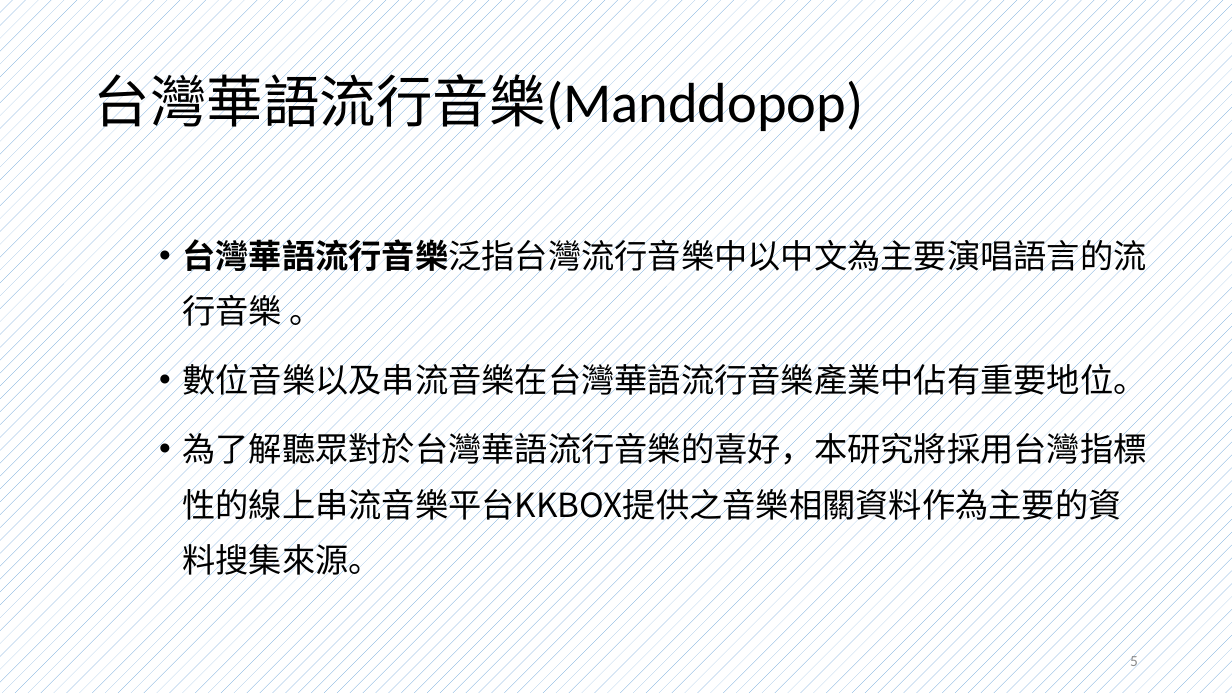
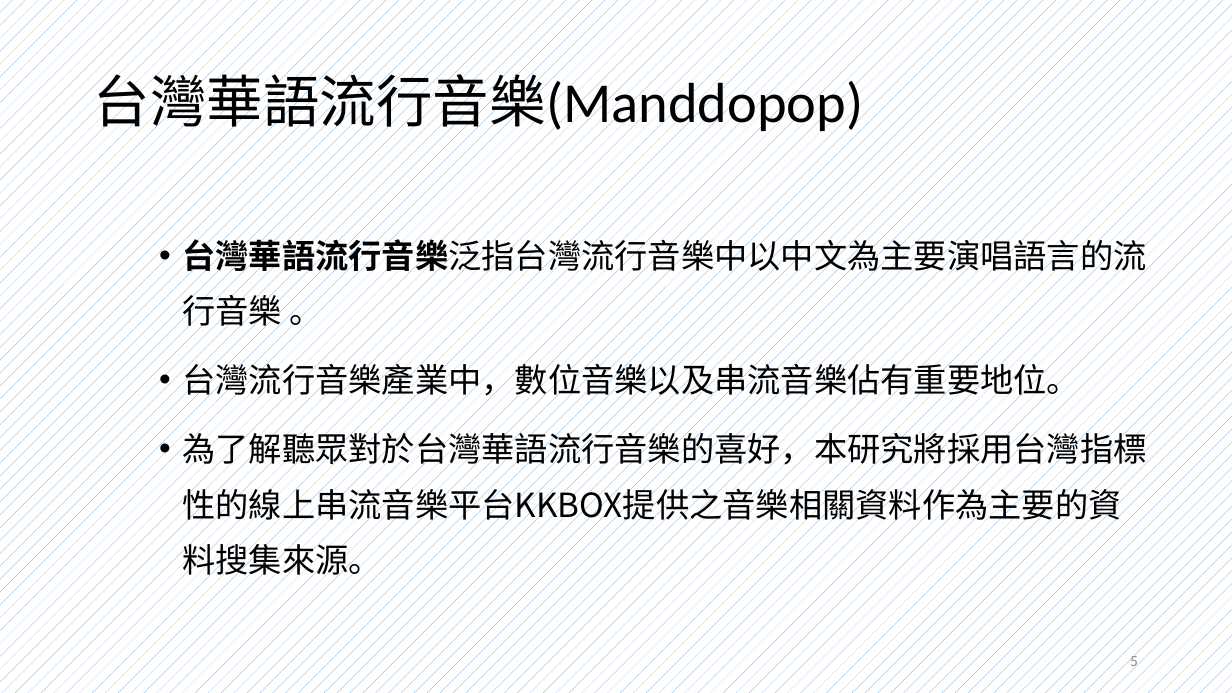
Before and after one commit to p988744/paper, a slide deck: slide 5 of 2015口試.pptx. Drawn at 1232x693 pixels with LibreOffice and Linux fonts; fonts in the diff are those of the drawing. Boxes give left, top, right and bottom in pixels: in the first picture for what was removed or moved away, otherwise in the second. Text is boxed around its words. In the diff, an @@ line names an element or a change of style, - is before the commit and + after.

```diff
--- a/2015口試.pptx
+++ b/2015口試.pptx
@@ text at bbox=[182, 358, 1080, 401]: text changed @@
-• 數位音樂以及串流音樂在台灣華語流行音樂產業中佔有重要地位。
+• 台灣流行音樂產業中，數位音樂以及串流音樂佔有重要地位。
```
Also in this commit, not shown: 3 other slides changed, 2 other files.
